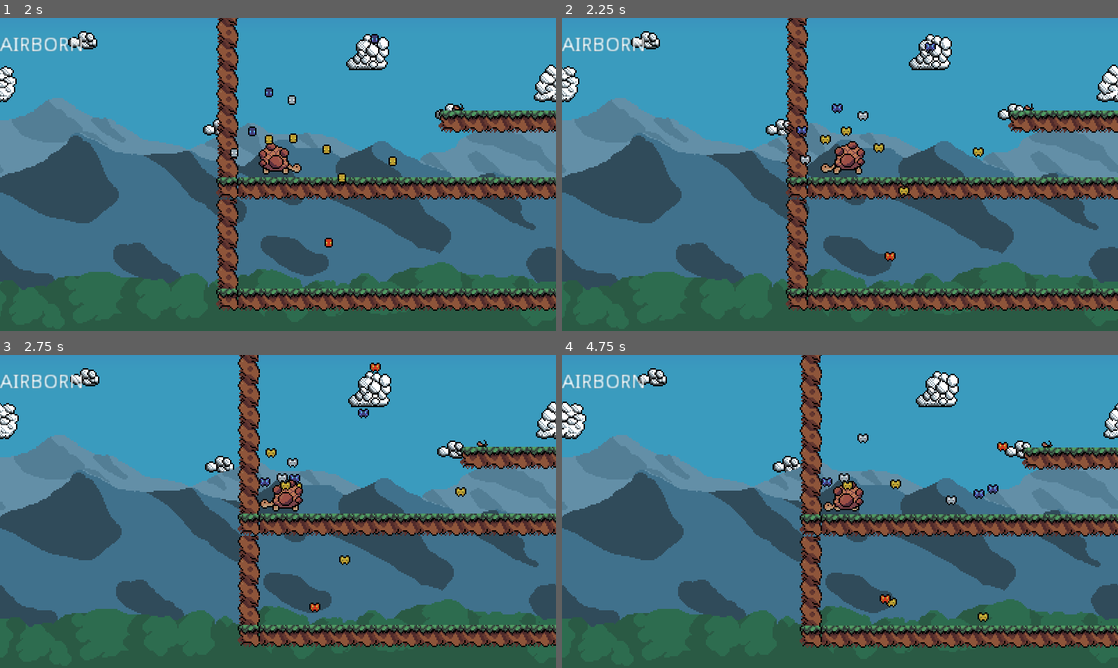
Above: before the commit, frames 1-4 (two rows, left to right).
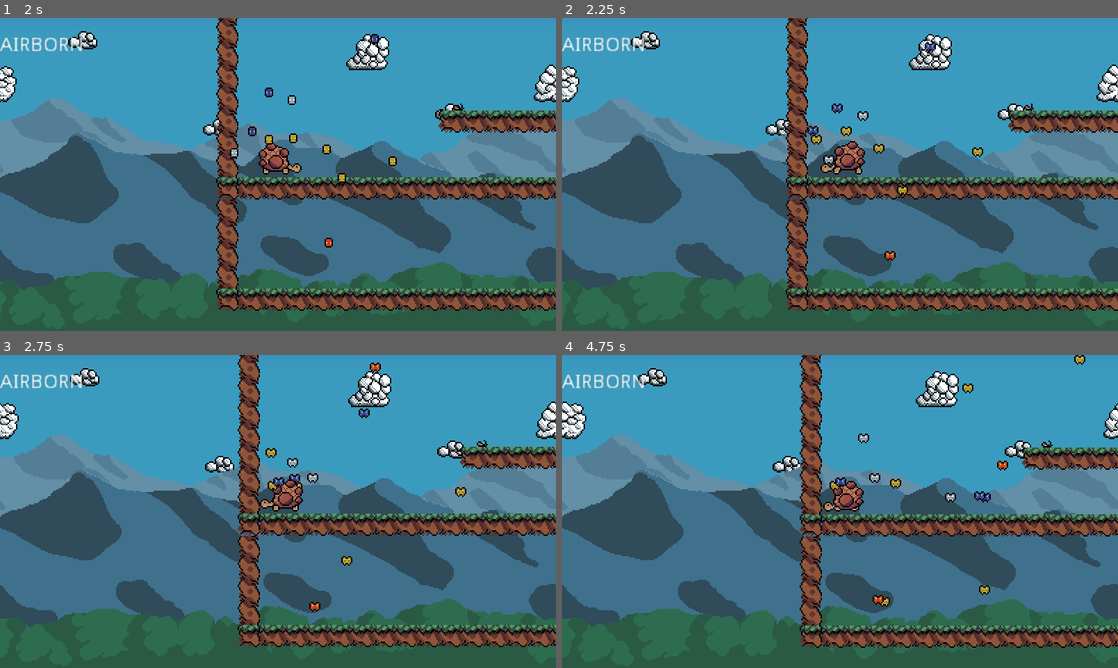
Above: after the commit, the same moments.

Repository: jammin-ben/Godot_Platformer
Game: Godot game, scene res://levels/World_3.tscn
Same seed, same stepped clock (60 frames per second), same inputs: the game is played once before the commit and once after it.
Inputs (mouse positions are in pixels of both pictures, inside the frame that each line leads up to):
- Up to frame 1 (2 s): move the mouse to (250, 237) at 0.52 s; hold Space (eat) 0.53-1.28 s; hold Up (player_up) from 0.53 s (still down); move the mouse to (444, 221) at 1.27 s; tap Space (eat) at 1.35 s
- Up to frame 2 (2.25 s): move the mouse to (673, 127) at 2.02 s; release Up (player_up) at 2.03 s; hold Left (player_left) from 2.03 s (still down); hold Space (eat) from 2.03 s (still down)
- Up to frame 3 (2.75 s): keep holding Left (player_left); keep holding Space (eat)
- Up to frame 4 (4.75 s): move the mouse to (867, 511) at 2.77 s; release Space (eat) at 2.78 s; tap Space (eat) at 2.85, 4.35 s; move the mouse to (756, 433) at 3.52 s; release Left (player_left) at 3.53 s; hold Down (player_down) 3.53-4.28 s; hold Space (eat) 3.53-4.28 s; move the mouse to (962, 495) at 4.27 s; hold Right (player_right) from 4.28 s (still down)

Frame 1 is identical in both runs. In frame 2, 0.4% of the frame differs, in the area x 42-76%, y 34-78%; in frame 3, 0.3%; in frame 4, 0.9%, in the area x 46-95%, y 0-86%.

Commit message:
Fixed butterfly horizontal flip

Diff:
--- a/Player/FlutterGroup.gd
+++ b/Player/FlutterGroup.gd
@@ -4,20 +4,28 @@
 const MAX_DISTANCE = 32
 var curr_max_distance = MAX_DISTANCE
 var carrying = false
+var original_xs = {}
 
 # Called when the node enters the scene tree for the first time.
 func _ready():
-	pass # Replace with function body.
+	for bf in $Butterflies.get_children():
+		original_xs[bf] = bf.position.x
 
 func modulus(vec:Vector2):
 	return sqrt(vec.x*vec.x + vec.y*vec.y)
-# Called every frame. 'delta' is the elapsed time since the previous frame.
+
 func _process(delta):
 	for bf in $Butterflies.get_children():
 		var child = bf.get_children()[0]
 		child.position=child.position.clamped(curr_max_distance)
+		if get_parent().sprite.flip_h:
+			bf.position.x = lerp(bf.position.x,-1*original_xs[bf],CONVERGE_SPEED*delta)
+		else:
+			bf.position.x = lerp(bf.position.x,original_xs[bf],CONVERGE_SPEED*delta)
+
 	if carrying:
 		curr_max_distance = lerp(curr_max_distance,0,CONVERGE_SPEED * delta)
+
 	else:
 		curr_max_distance = lerp(curr_max_distance,MAX_DISTANCE,CONVERGE_SPEED * delta)
 
--- a/Player/Turtle.gd
+++ b/Player/Turtle.gd
@@ -80,9 +80,10 @@
 	if sprite.flip_h:
 		# jank city
 		hitboxpivot.transform=Transform2D(Vector2(1,0),Vector2(0,1),Vector2(-12,-5))
+		#$FlutterGroup.scale.x=-1
 	else:
 		hitboxpivot.transform=Transform2D(Vector2(1,0),Vector2(0,1),Vector2(12,-5))
-
+		#$FlutterGroup.scale.x=1
 	check_for_ground()
 	if state == ST_ONGROUND:
 		motion.x = lerp(motion.x, 0, FRICTION * delta)
